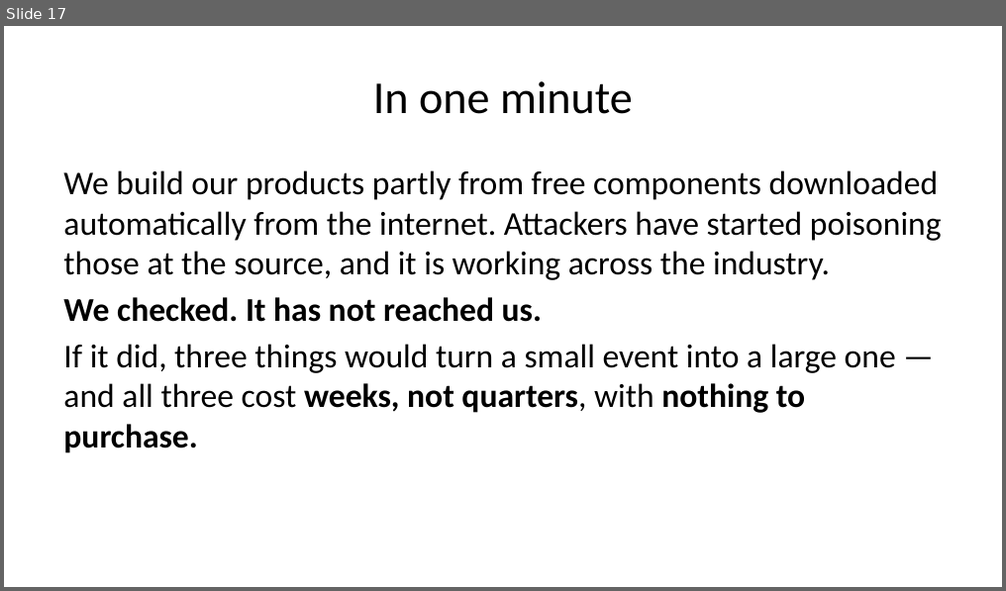
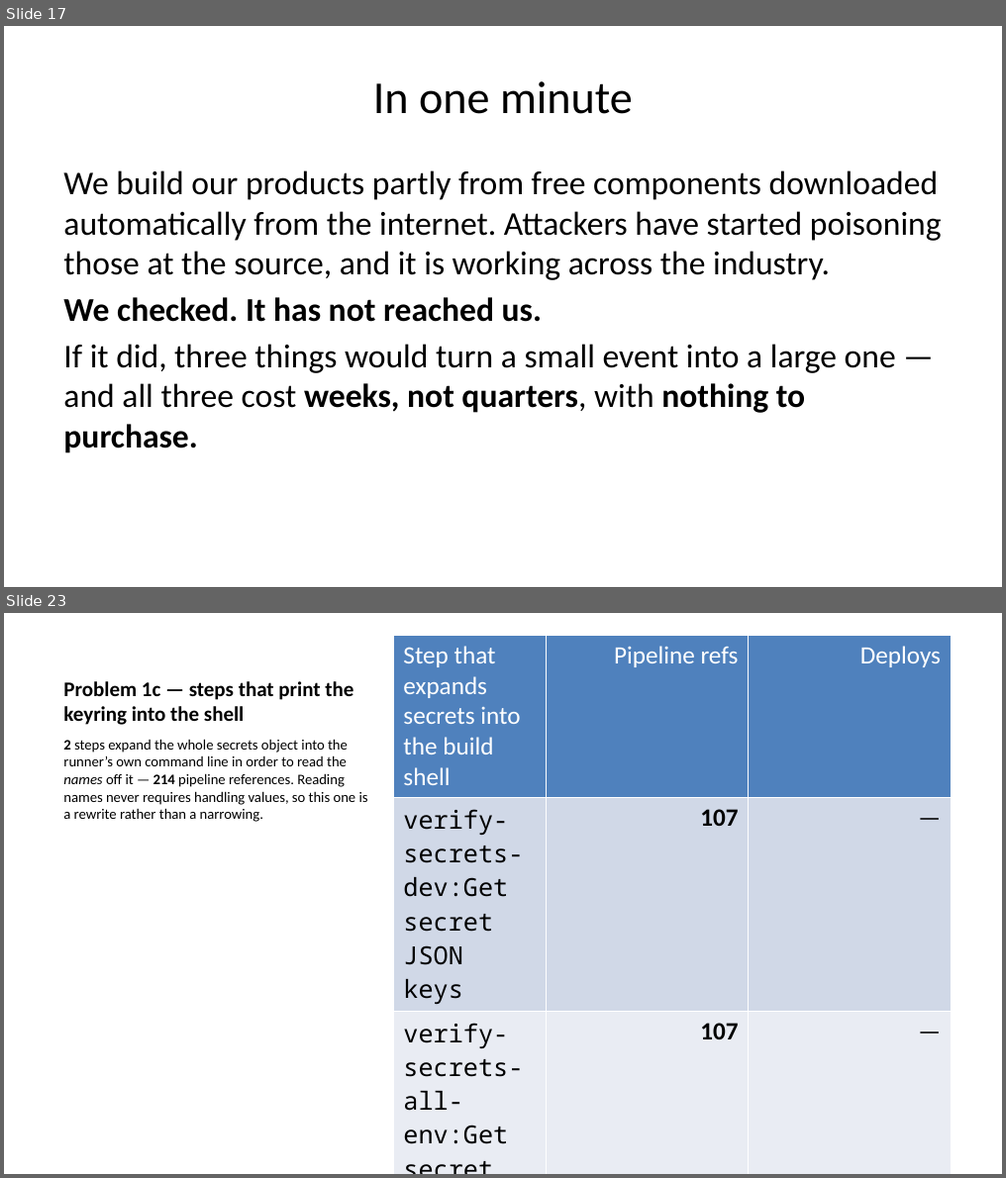
Before and after one commit to sealmindset/auditgithub, a slide deck: docs/playbooks/npm-supply-chain-exposure-slides.pptx. Shown one above the other, each under a label of ours: slide 17 before the commit, slides 17 and 23 after it; the slides between them are not shown. The pictures are 1006x591 and 1006x1178 pixels, drawn with LibreOffice and Linux fonts; fonts in the diff are those of the drawing. Boxes give left, top, right and bottom in pixels: in the first picture for what was removed or moved away, otherwise in the second. Text is boxed around its words. In the diff, an @@ line names an element or a change of style, - is before the commit and + after.

```diff
--- a/docs/playbooks/npm-supply-chain-exposure-slides.pptx
+++ b/docs/playbooks/npm-supply-chain-exposure-slides.pptx
@@ slide 23 added at <box>4,613,1002,1174</box>, background #FFFFFF @@
@@ table added at <box>393,635,951,1149</box>, 3 rows, 3 columns @@
+Step that expands secrets into the build shell | Pipeline refs | Deploys
+verify-secrets-dev:Get secret JSON keys | 107 | —
+verify-secrets-all-env:Get secret JSON keys | 107 | —
@@ title added at <box>63,681,353,725</box>, 15 pt, text #000000, bold @@
+Problem 1c — steps that print the keyring into the shell
@@ text added at <box>63,739,368,822</box>, 10.5 pt, text #000000 @@
+2 steps expand the whole secrets object into the runner’s own command line in order to read the names off it — 214 pipeline references. Reading names never requires handling values, so this one is a rewrite rather than a narrowing.
```
Also in this commit, not shown: 2 slides changed, 23 other slides added, 11 other files.
